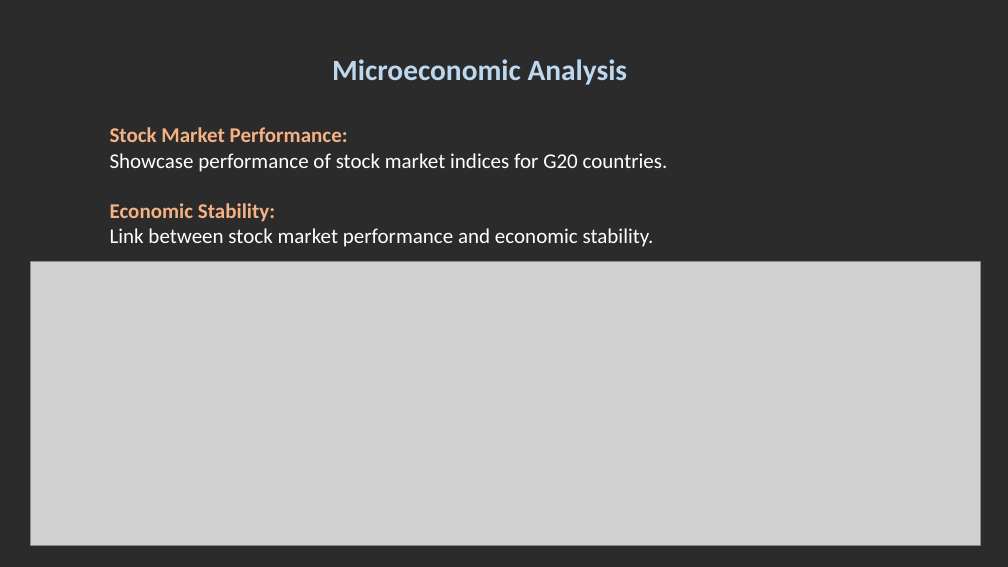
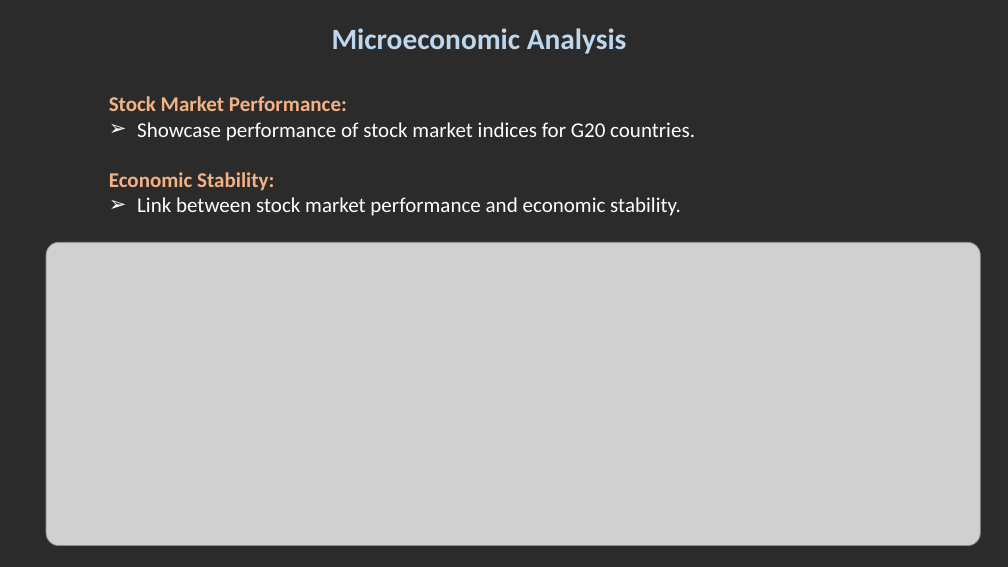
Before and after one commit to jash1112/Project_3, a slide deck: slide 8 of Presentation.pptx. Drawn at 1008x567 pixels with LibreOffice and Linux fonts; fonts in the diff are those of the drawing; grey boxes stand for pictures; background and template pictures are left out; a plain dark background stands for a picture behind light text. Boxes give left, top, right and bottom in pixels: in the first picture for what was removed or moved away, otherwise in the second. Text is boxed around its words. In the diff, an @@ line names an element or a change of style, - is before the commit and + after.

```diff
--- a/Presentation.pptx
+++ b/Presentation.pptx
@@ text "Microeconomic Analysis": place and size @@
-text "Microeconomic Analysis" at box(110, 59, 668, 247)
+text "Microeconomic Analysis" at box(109, 28, 695, 216)
@@ text at box(137, 122, 695, 216): bullet none to ➢ @@
@@ picture: place and size @@
-picture at box(30, 262, 981, 546)
+picture at box(46, 243, 981, 546)
```
Also in this commit, not shown: 7 other slides changed, 2 slides added, 1 slide removed.
